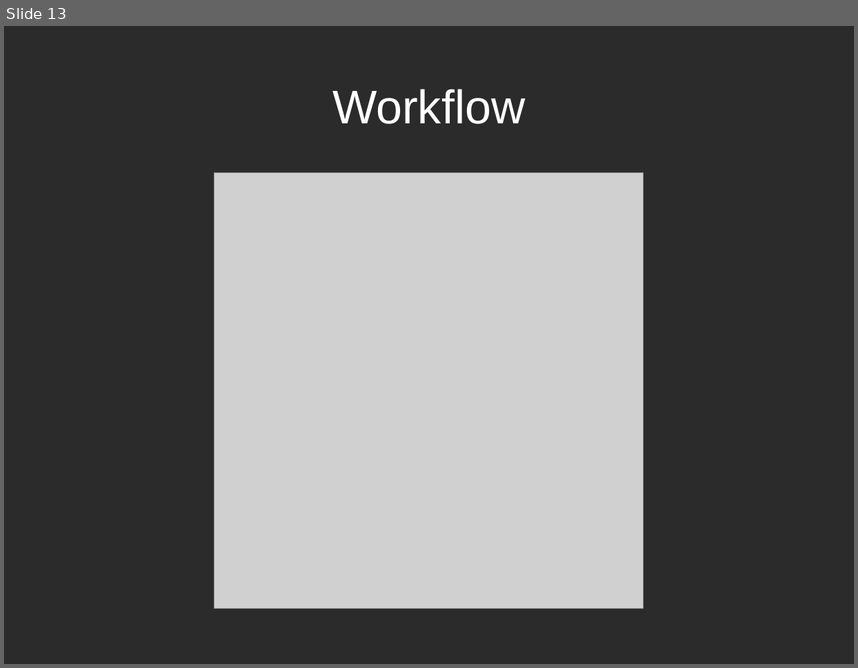
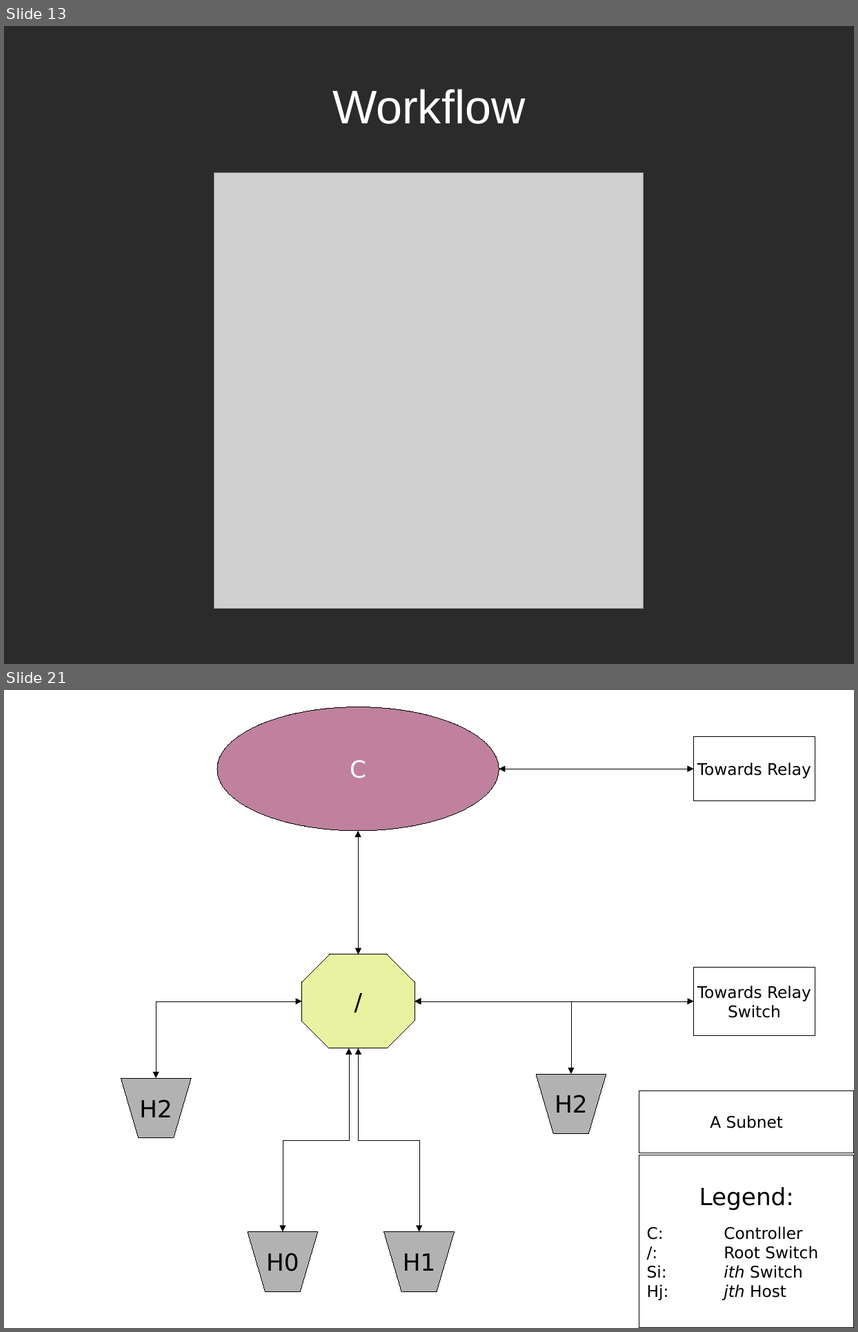
Before and after one commit to r0ck3r008/sdn-proj, a slide deck: reviews/SDN presentation.odp. Shown one above the other, each under a label of ours: slide 13 before the commit, slides 13 and 21 after it; the slides between them are not shown. The pictures are 858x668 and 858x1332 pixels, drawn with LibreOffice and Linux fonts; fonts in the diff are those of the drawing; grey boxes stand for pictures; background and template pictures are left out; a plain dark background stands for a picture behind light text. Boxes give left, top, right and bottom in pixels: in the first picture for what was removed or moved away, otherwise in the second. Text is boxed around its words. In the diff, an @@ line names an element or a change of style, - is before the commit and + after.

```diff
--- a/reviews/SDN presentation.odp
+++ b/reviews/SDN presentation.odp
@@ slide 21 added at <box>4,690,854,1328</box>, background #FFFFFF @@
@@ ellipse added at <box>217,707,499,830</box>, fill #BF819E, outline #000000 0 pt, 22.1 pt, text #FFFFFF @@
+C
@@ rectangle added at <box>695,737,815,801</box>, fill #FFFFFF, outline #000000 0 pt, 15 pt, text #000000 @@
+Towards Relay
@@ elbow double arrow added from (499, 769) to (695, 769), #000000 0 pt @@
@@ elbow double arrow added from (358, 830) to (358, 954), #000000 0 pt @@
@@ octagon added at <box>302,954,415,1049</box>, fill #E8F2A1, outline #000000 0 pt, 22.1 pt, text #000000 @@
+/
@@ rectangle added at <box>695,967,815,1035</box>, fill #FFFFFF, outline #000000 0 pt, 15 pt, text #000000 @@
+Towards Relay
+Switch
@@ elbow double arrow added from (156, 1078) to (302, 1001), #000000 0 pt @@
@@ elbow double arrow added from (571, 1074) to (415, 1001), #000000 0 pt @@
@@ elbow double arrow added from (415, 1001) to (695, 1001), #000000 0 pt @@
@@ elbow double arrow added from (283, 1232) to (349, 1048), #000000 0 pt @@
@@ elbow double arrow added from (419, 1232) to (358, 1048), #000000 0 pt @@
@@ freeform shape added at <box>121,1078,192,1137</box>, fill #B2B2B2, outline #000000 0 pt, 22.1 pt, text #000000 @@
+H2
@@ freeform shape added at <box>536,1074,606,1133</box>, fill #B2B2B2, outline #000000 0 pt, 22.1 pt, text #000000 @@
+H2
@@ rectangle added at <box>639,1090,854,1153</box>, fill #FFFFFF, outline #000000 0 pt, 15 pt, text #000000 @@
+A Subnet
@@ rectangle added at <box>639,1154,854,1327</box>, fill #FFFFFF, outline #000000 0 pt, 15 pt, text #000000 @@
+Legend:
+C: Controller
+/: Root Switch
+Si: ith Switch
+Hj: jth Host
@@ freeform shape added at <box>248,1232,318,1291</box>, fill #B2B2B2, outline #000000 0 pt, 22.1 pt, text #000000 @@
+H0
@@ freeform shape added at <box>384,1232,455,1291</box>, fill #B2B2B2, outline #000000 0 pt, 22.1 pt, text #000000 @@
+H1
```
Also in this commit, not shown: 4 slides changed, 9 other slides added, 1 other file.
